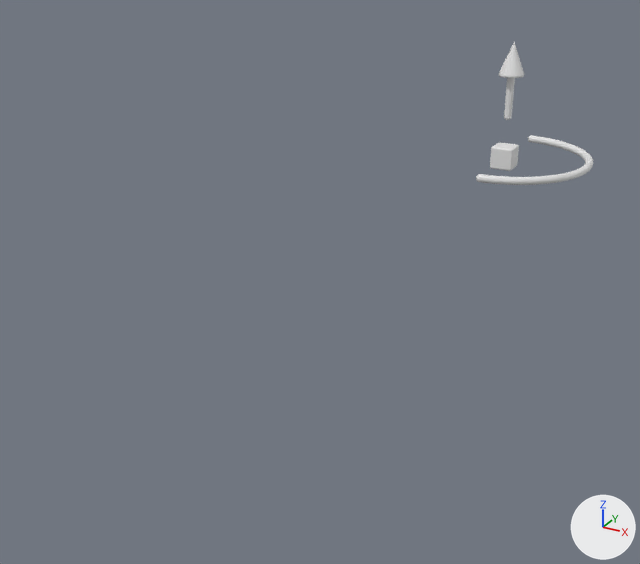
The glTF model assets/models/model.glb as it was, and as the next commit left it.
Both versions are drawn from a camera (50 mm lens) standing at (6.85, -7.76, 6.49) and looking at (-0.6, 5.79, -0.28). Lighting does not change. The marker at lower right points along +X, +Y and +Z. The first picture is the older version.

Script lines for the objects in view, before the commit:
```python
me_circle_021 = bpy.data.meshes.new('Circle.021')
me_circle_021.from_pydata(...)  # 984 vertices, 1964 faces; spans x 0.0..2.3, y -2.3..2.3, z -0.1..0.1
me_cone_011 = bpy.data.meshes.new('Cone.011')
me_cone_011.from_pydata(...)  # 193 vertices, 382 faces; spans x -0.94..0.94, y -0.94..0.94, z -1.0..1.0
me_cube = bpy.data.meshes.new('Cube')
me_cube.from_pydata(...)  # 216 vertices, 428 faces; spans x -0.3..0.3, y -0.3..0.3, z -0.3..0.3
me_cylinder_018 = bpy.data.meshes.new('Cylinder.018')
me_cylinder_018.from_pydata(...)  # 224 vertices, 444 faces; spans x -1.0..1.0, y -1.0..1.0, z 10.0..25.8
ob_circle_010 = bpy.data.objects.new('Circle.010', me_circle_021)
ob_circle_010.parent = ob_cube_046
ob_circle_010.location = (0.0, 0.0, 0.0)
ob_cone_011 = bpy.data.objects.new('Cone.011', me_cone_011)
ob_cone_011.parent = ob_cylinder_005
ob_cone_011.location = (0.0, 0.0000153, 25.83)
ob_cone_011.scale = (3.5, 3.5, 4.4)
ob_cube_046 = bpy.data.objects.new('Cube.046', me_cube)
ob_cube_046.location = (0.0, 14.97, 0.0)
ob_cylinder_005 = bpy.data.objects.new('Cylinder.005', me_cylinder_018)
ob_cylinder_005.parent = ob_cube_046
ob_cylinder_005.location = (0.0, 0.0, 0.0)
ob_cylinder_005.scale = (0.1, 0.1, 0.1)
```
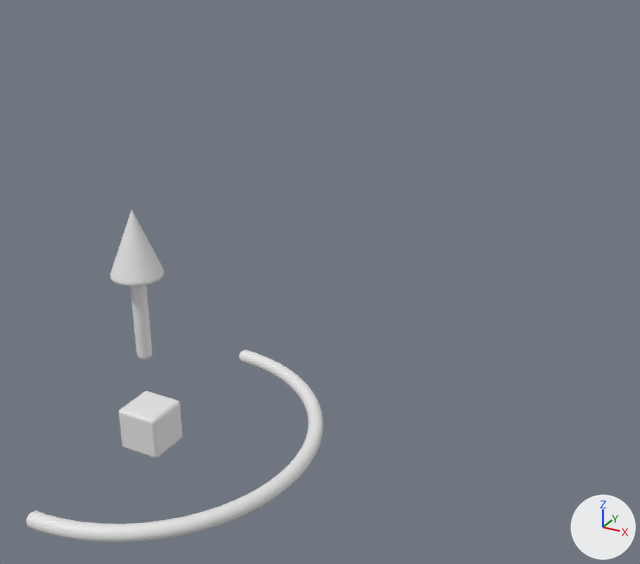
The change, as a diff of the scene's bpy script:
```diff
--- a/assets/models/model.glb.py
+++ b/assets/models/model.glb.py
@@ ob_cube_046 @@
 ob_cube_046 = bpy.data.objects.new('Cube.046', me_cube)
-ob_cube_046.location = (0.0, 14.97, 0.0)
+ob_cube_046.location = (0.01, 0.0, 0.0)
+ob_cube_046.rotation_euler = (0.0, 0.0, 1.582)  # degrees (0, 0, 91)
@@ ob_circle_010 @@
 ob_circle_010 = bpy.data.objects.new('Circle.010', me_circle_021)
-ob_circle_010.parent = ob_cube_046
 ob_circle_010.location = (0.0, 0.0, 0.0)
@@ ob_cylinder_005 @@
 ob_cylinder_005 = bpy.data.objects.new('Cylinder.005', me_cylinder_018)
-ob_cylinder_005.parent = ob_cube_046
 ob_cylinder_005.location = (0.0, 0.0, 0.0)
@@ ob_cone_011 @@
 ob_cone_011 = bpy.data.objects.new('Cone.011', me_cone_011)
-ob_cone_011.parent = ob_cylinder_005
-ob_cone_011.location = (0.0, 0.0000153, 25.83)
-ob_cone_011.scale = (3.5, 3.5, 4.4)
+ob_cone_011.location = (0.00815, -0.00155, 2.583)
+ob_cone_011.scale = (0.35, 0.35, 0.44)
```

Location of each change, [x1, y1, x2, y2] in pixels of the pictures (640 x 564 px):
'Circle.010', moved, turned
    before: [476, 135, 593, 185]
    after: [26, 350, 323, 543]
'Cube.046', moved, turned
    before: [490, 142, 519, 171]
    after: [119, 391, 182, 458]
'Cone.011', moved, rescaled, turned
    before: [499, 42, 524, 78]
    after: [110, 209, 164, 287]
'Cylinder.005', moved, turned
    before: [504, 78, 515, 120]
    after: [130, 285, 152, 360]
